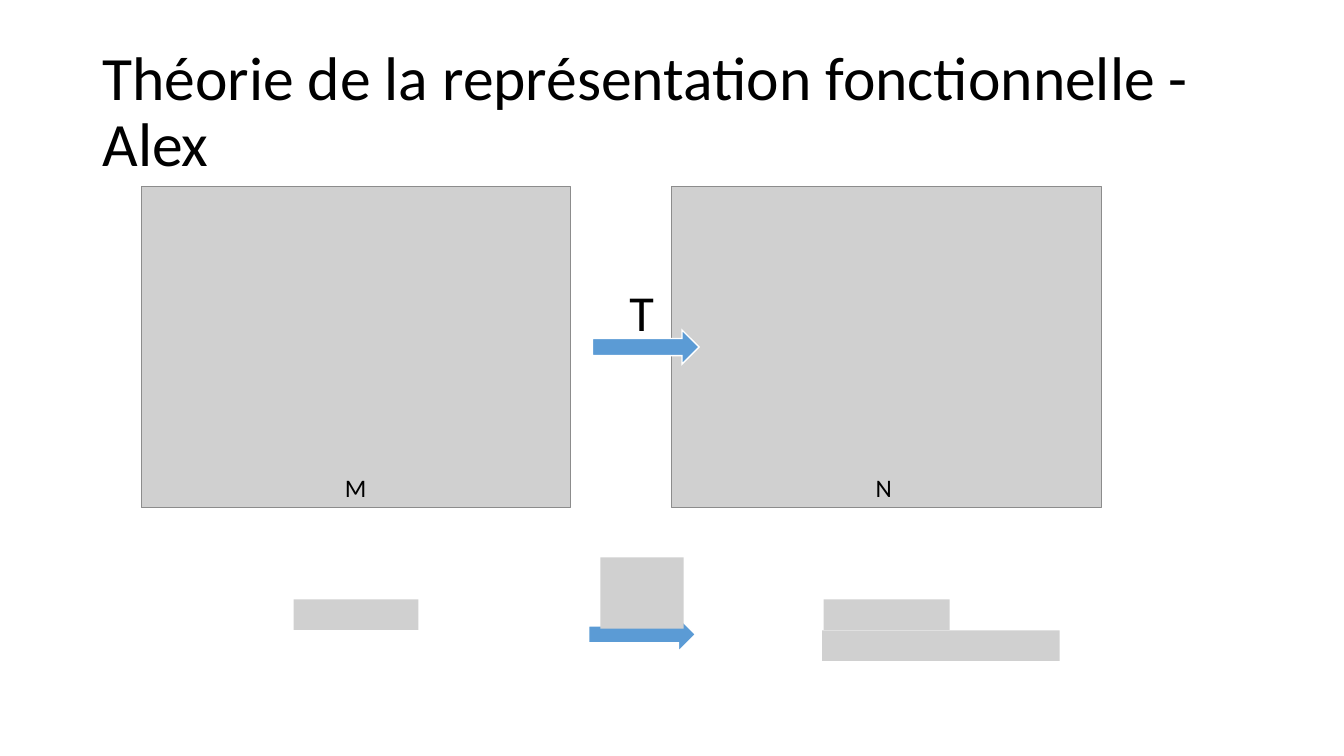
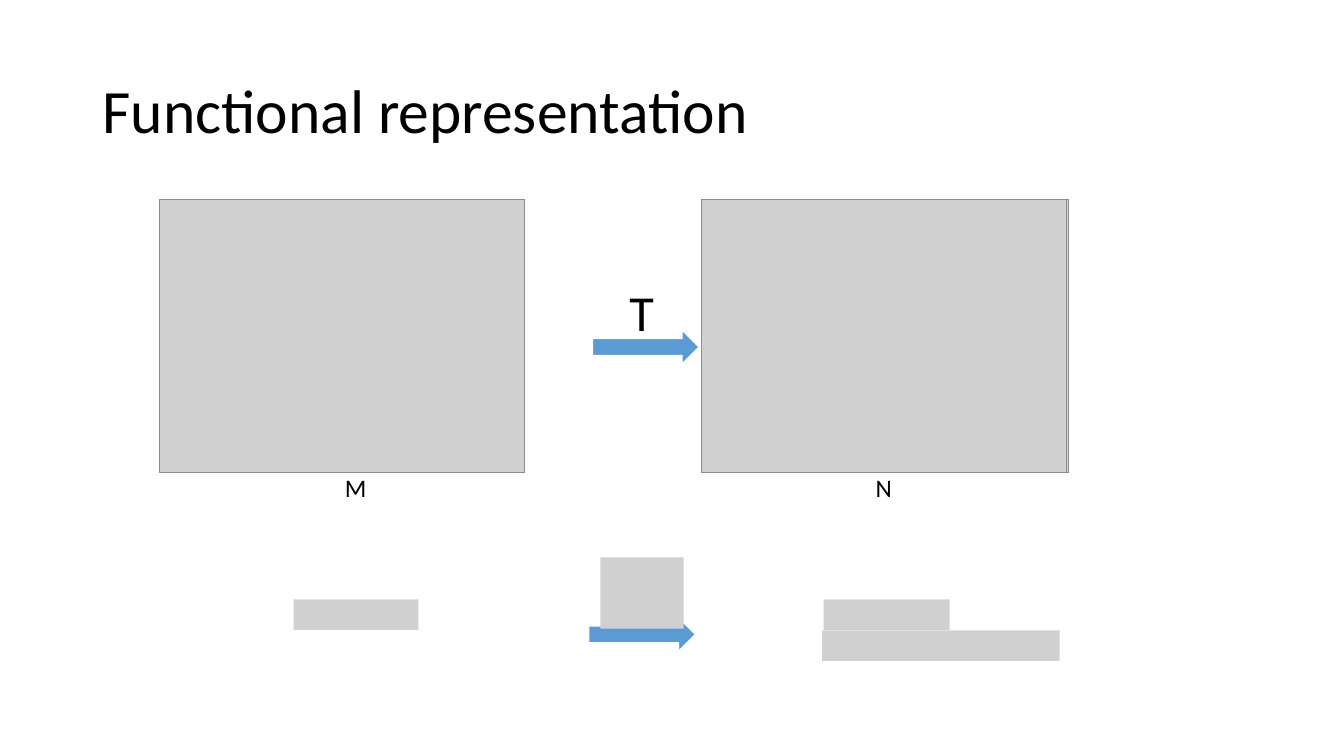
Before and after one commit to Al-th/MVA_Project_FunctionalMaps, a slide deck: slide 4 of Report/Presentation_slide_nico.pptx (slide 5 before the commit). Drawn at 1344x756 pixels with LibreOffice and Linux fonts; fonts in the diff are those of the drawing; grey boxes stand for pictures. Boxes give left, top, right and bottom in pixels: in the first picture for what was removed or moved away, otherwise in the second. Text is boxed around its words. In the diff, an @@ line names an element or a change of style, - is before the commit and + after.

```diff
--- a/Report/Presentation_slide_nico.pptx
+++ b/Report/Presentation_slide_nico.pptx
@@ title at box(102, 90, 747, 143): text changed @@
-Théorie de la représentation fonctionnelle - Alex
+Functional representation
@@ picture: place and size @@
-picture at box(141, 187, 571, 508)
+picture at box(159, 200, 524, 473)
@@ picture added at box(702, 200, 1067, 473) @@
@@ picture: place and size @@
-picture at box(673, 187, 1102, 508)
+picture at box(705, 200, 1070, 473)
```
Also in this commit, not shown: 4 other slides changed, 3 slides added, 4 slides removed.
